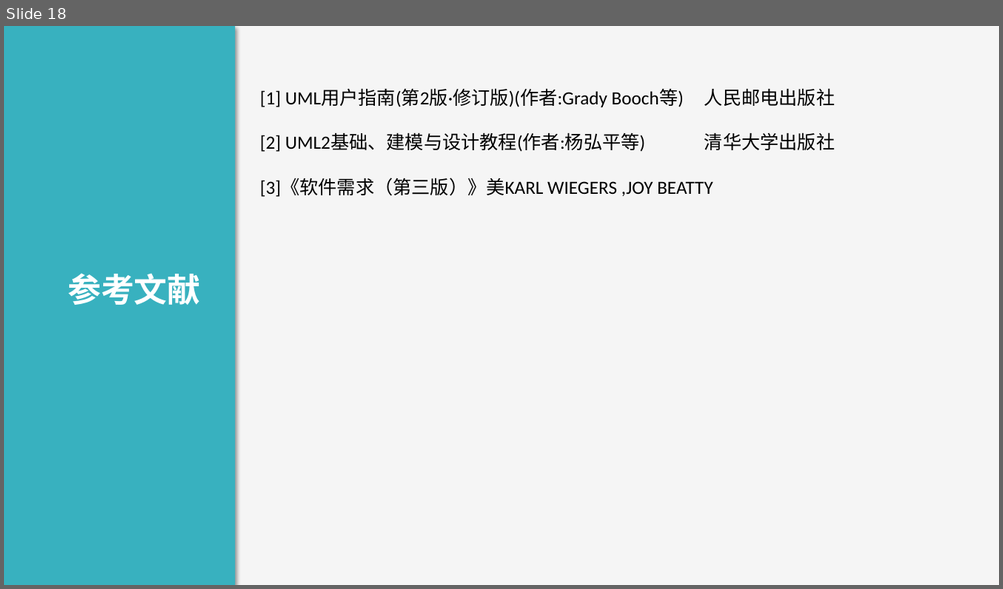
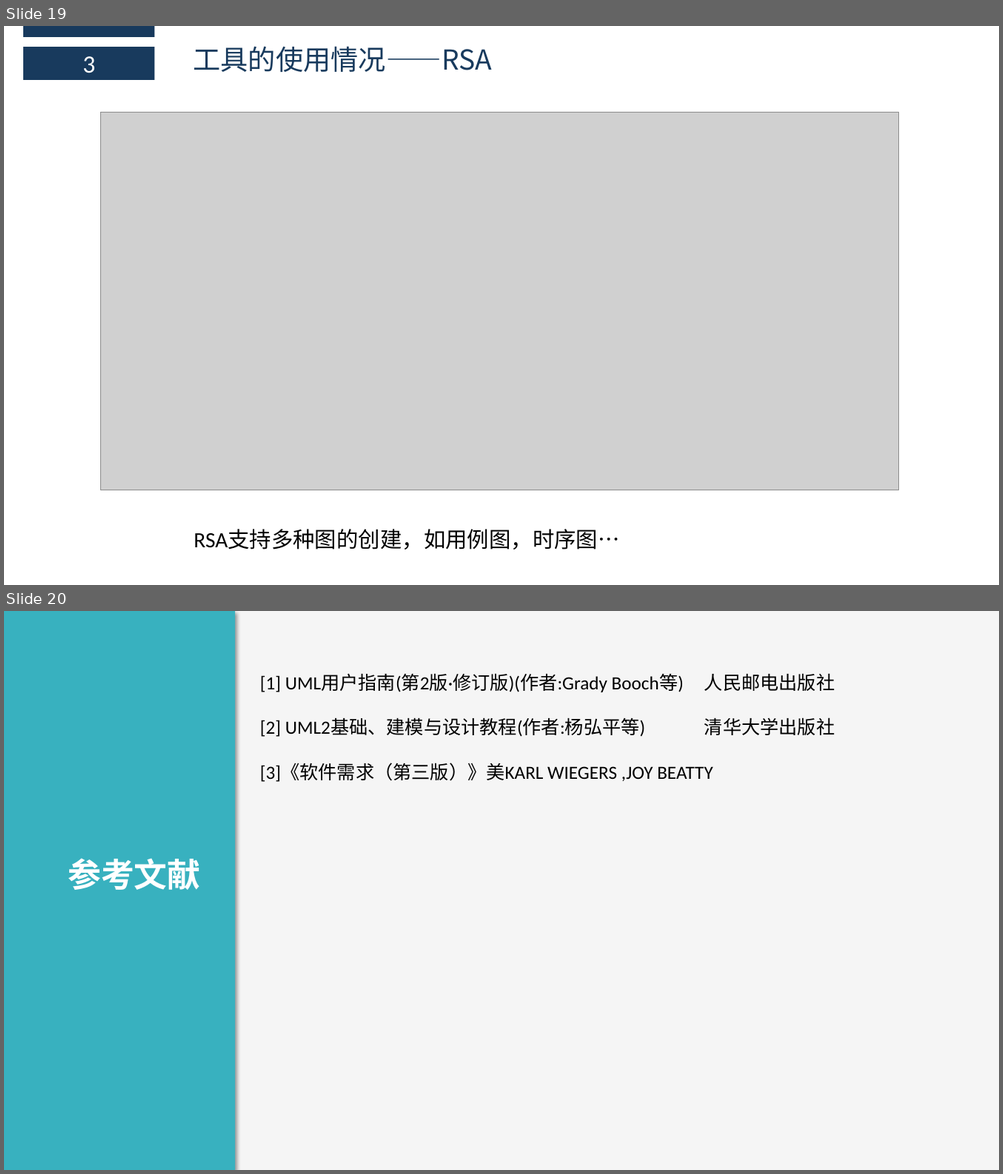
Before and after one commit to boboHh/AssistantTeaching, a slide deck: 受控文档/00-PPT/PRD2018-G11-UML基础4综合应用和问题解答.pptx. Shown one above the other, each under a label of ours: slide 18 before the commit, slides 19 and 20 after it. The pictures are 1003x589 and 1003x1174 pixels, drawn with LibreOffice and Linux fonts; fonts in the diff are those of the drawing; grey boxes stand for pictures. Boxes give left, top, right and bottom in pixels: in the first picture for what was removed or moved away, otherwise in the second. Text is boxed around its words. In the diff, an @@ line names an element or a change of style, - is before the commit and + after.

```diff
--- a/受控文档/00-PPT/PRD2018-G11-UML基础4综合应用和问题解答.pptx
+++ b/受控文档/00-PPT/PRD2018-G11-UML基础4综合应用和问题解答.pptx
@@ slide 19 added at (4, 26, 999, 585), background #FFFFFF @@
@@ rectangle added at (23, 26, 155, 37), fill #183A5D @@
@@ rectangle added at (23, 47, 155, 80), fill #183A5D, 24 pt, text #FFFFFF @@
+3
@@ text added at (193, 46, 492, 72), 26.6 pt, text #183A5D @@
+工具的使用情况——RSA
@@ picture added at (101, 113, 899, 491) @@
@@ text added at (193, 530, 619, 550), 21 pt, text #000000 @@
+RSA支持多种图的创建，如用例图，时序图…
@@ what was slide 18 is now slide 20 @@
```
Also in this commit, not shown: 1 other slide added, 1 other file.
